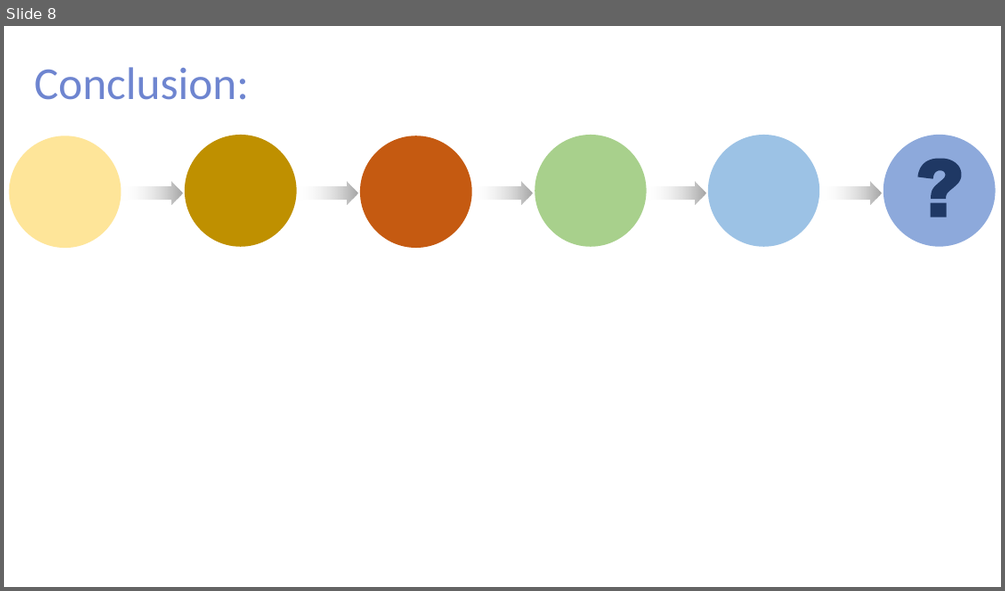
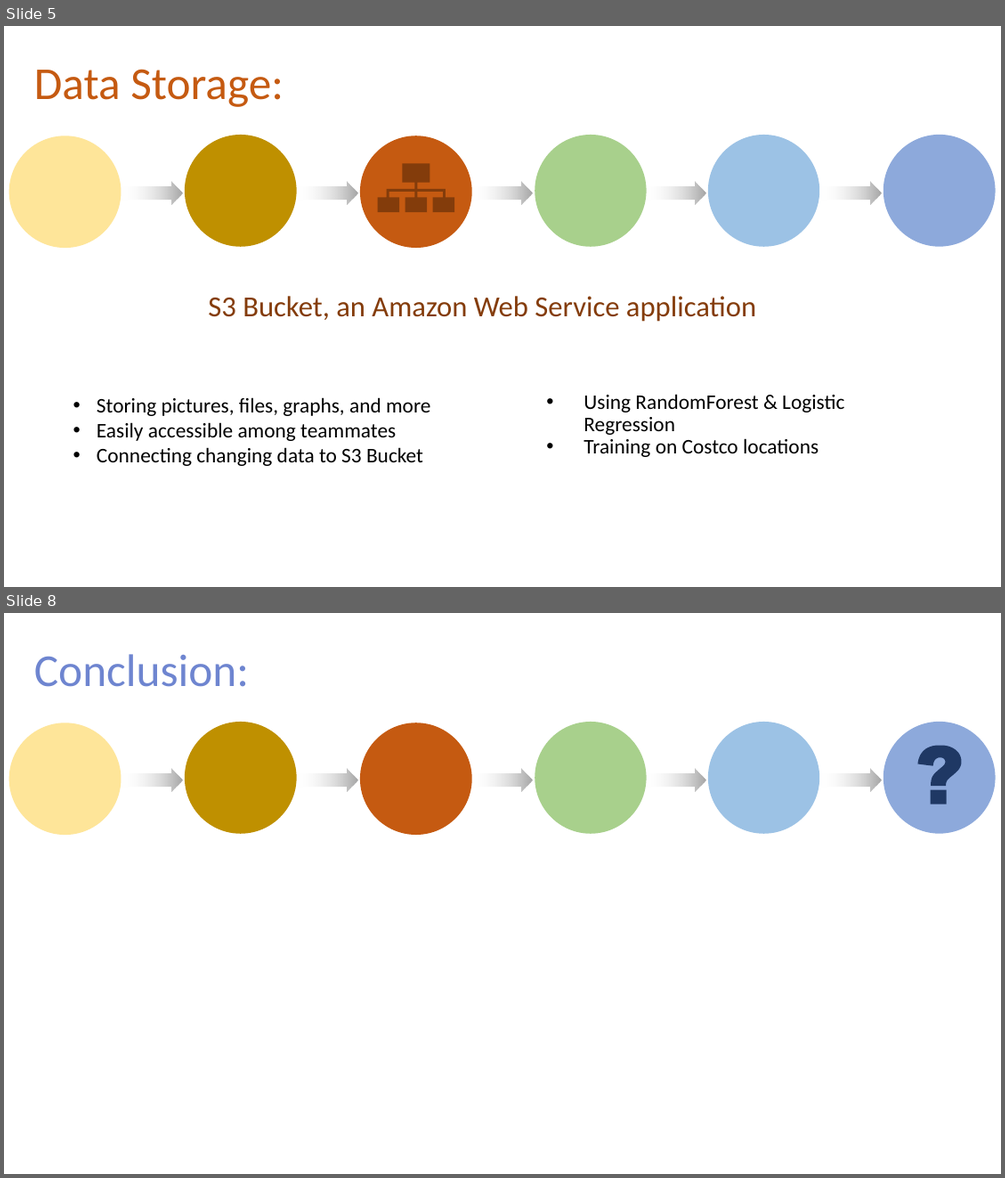
Before and after one commit to JaxWil24/Hearing_Aid_Accessibility, a slide deck: Presentation/FP_Powerpoint.pptx. Shown one above the other, each under a label of ours: slide 8 before the commit, slides 5 and 8 after it; the slides between them are not shown. The pictures are 1005x591 and 1005x1178 pixels, drawn with LibreOffice and Linux fonts; fonts in the diff are those of the drawing. Boxes give left, top, right and bottom in pixels: in the first picture for what was removed or moved away, otherwise in the second. Text is boxed around its words. In the diff, an @@ line names an element or a change of style, - is before the commit and + after.

```diff
--- a/Presentation/FP_Powerpoint.pptx
+++ b/Presentation/FP_Powerpoint.pptx
@@ slide 5 added at [4, 26, 1001, 587], background #FFFFFF; not listed: 17 template elements that a slide beside it also shows @@
@@ text added at [34, 69, 283, 107], 44 pt, text #C55A11 @@
+Data Storage:
@@ freeform shape added at [378, 164, 455, 212], fill #833C0B @@
@@ text added at [208, 296, 756, 321], 28 pt, text #843C0B @@
+S3 Bucket, an Amazon Web Service application
@@ text added at [97, 397, 430, 466], 20 pt, text #000000 @@
+• Storing pictures, files, graphs, and more
+• Easily accessible among teammates
+• Connecting changing data to S3 Bucket
@@ text added at [583, 394, 844, 457], 20 pt, text #000000 @@
+• Using RandomForest & Logistic Regression
+• Training on Costco locations
```
Also in this commit, not shown: 5 slides changed, 1 other slide added, 2 slides removed.
